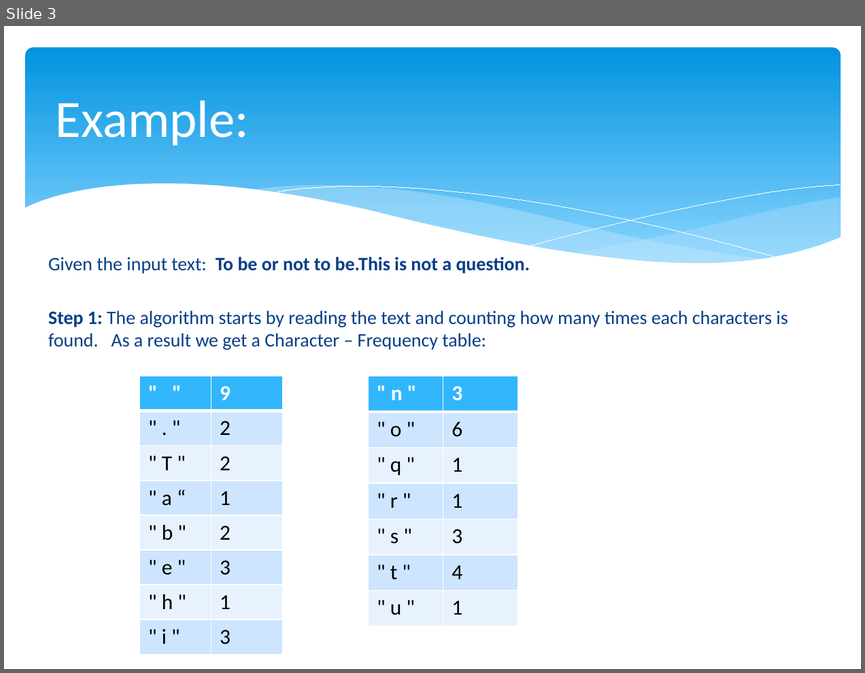
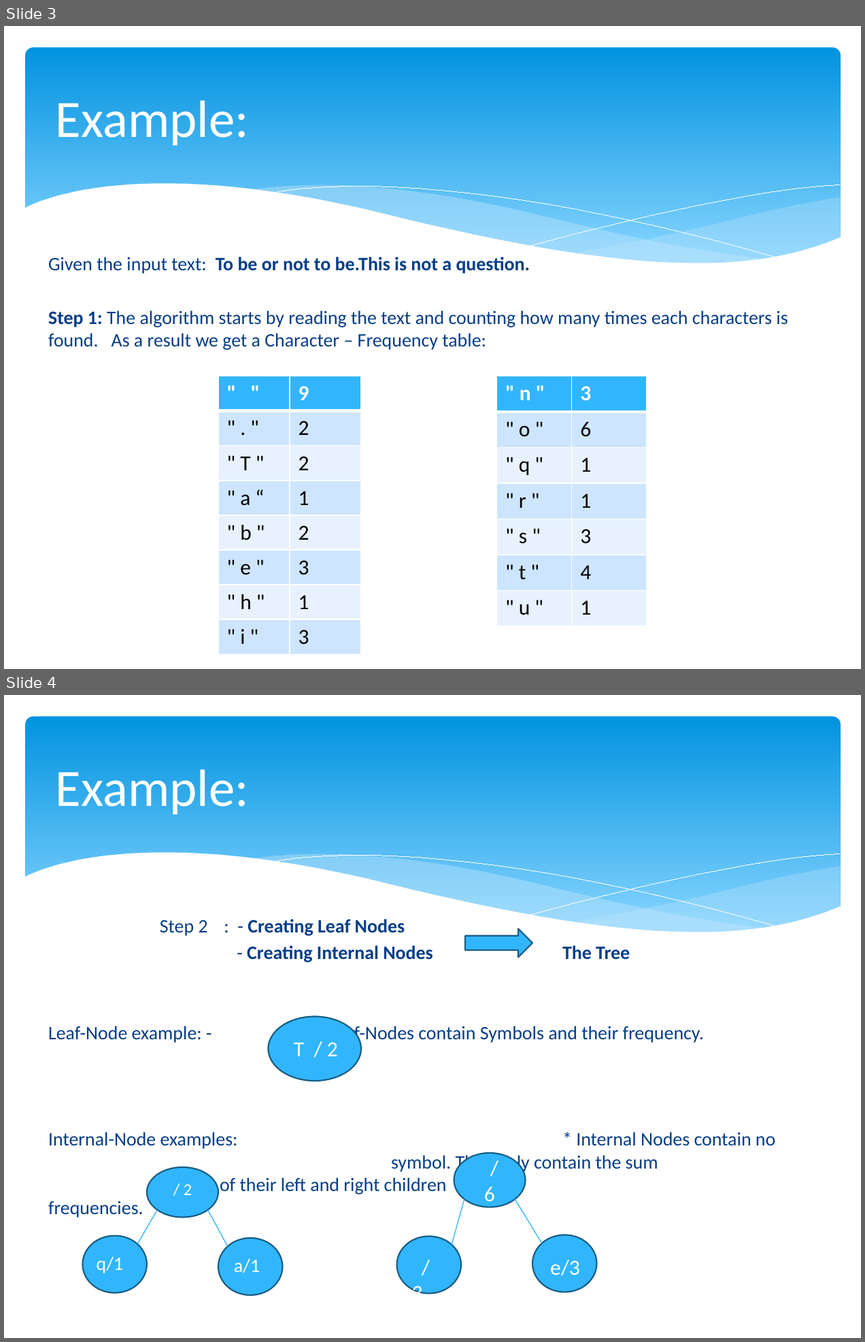
Before and after one commit to mihaescu/ADS, a slide deck: Data-Compression/Huffman.pptx. Shown one above the other, each under a label of ours: slide 3 before the commit, slides 3 and 4 after it. The pictures are 865x673 and 865x1342 pixels, drawn with LibreOffice and Linux fonts; fonts in the diff are those of the drawing. Boxes give left, top, right and bottom in pixels: in the first picture for what was removed or moved away, otherwise in the second. Text is boxed around its words. In the diff, an @@ line names an element or a change of style, - is before the commit and + after.

```diff
--- a/Data-Compression/Huffman.pptx
+++ b/Data-Compression/Huffman.pptx
@@ slide 4 added at [4,695,861,1338], background #FFFFFF; not listed: 6 template elements that a slide beside it also shows @@
@@ title added at [56,769,249,815], 44 pt, text #FFFFFF @@
+Example:
@@ text added at [48,919,775,1194], 16 pt, text #073E87 @@
+Step 2 : - Creating Leaf Nodes
+- Creating Internal Nodes The Tree
+Leaf-Node example: - * Leaf-Nodes contain Symbols and their frequency.
+Internal-Node examples: * Internal Nodes contain no symbol. They only contain the sum of their left and right children frequencies.
@@ right arrow added at [465,929,532,957], fill #31B6FD, outline #195F84 1.25 pt @@
@@ ellipse added at [268,1016,360,1081], fill #31B6FD, outline #195F84 1.25 pt @@
@@ text added at [294,1042,338,1056], 18 pt, text #FFFFFF @@
+T / 2
@@ ellipse added at [454,1153,525,1206], fill #31B6FD, outline #195F84 1.25 pt, 18 pt, text #FFFFFF @@
+/ 6
@@ ellipse added at [147,1167,218,1217], fill #31B6FD, outline #195F84 1.25 pt @@
@@ text added at [184,1184,192,1195], 14 pt, text #FFFFFF @@
+/ 2
@@ line added from (451, 1244) to (464, 1199), #31B6FD 0.75 pt @@
@@ line added from (515, 1199) to (542, 1242), #31B6FD 0.75 pt @@
@@ line added from (138, 1243) to (158, 1210), #31B6FD 0.75 pt @@
@@ line added from (208, 1210) to (228, 1246), #31B6FD 0.75 pt @@
@@ ellipse added at [83,1236,147,1293], fill #31B6FD, outline #195F84 1.25 pt @@
@@ ellipse added at [218,1238,283,1295], fill #31B6FD, outline #195F84 1.25 pt @@
@@ ellipse added at [396,1236,461,1293], fill #31B6FD, outline #195F84 1.25 pt @@
@@ ellipse added at [532,1235,597,1292], fill #31B6FD, outline #195F84 1.25 pt @@
@@ text added at [96,1256,124,1273], 16 pt, text #FFFFFF @@
+q/1
@@ text added at [234,1258,260,1272], 16 pt, text #FFFFFF @@
+a/1
@@ text added at [550,1259,580,1276], 18 pt, text #FFFFFF @@
+e/3
@@ text added at [412,1282,423,1293], 18 pt, text #FFFFFF @@
+/ 3
@@ slide 3 changed as well @@
@@ table: place and size @@
-table at [139,376,281,650]
+table at [218,376,360,650]
@@ table: place and size @@
-table at [368,376,519,626]
+table at [496,376,647,626]
```
Also in this commit, not shown: 7 other slides changed, 2 other slides added, 3 slides removed, 1 other file.
